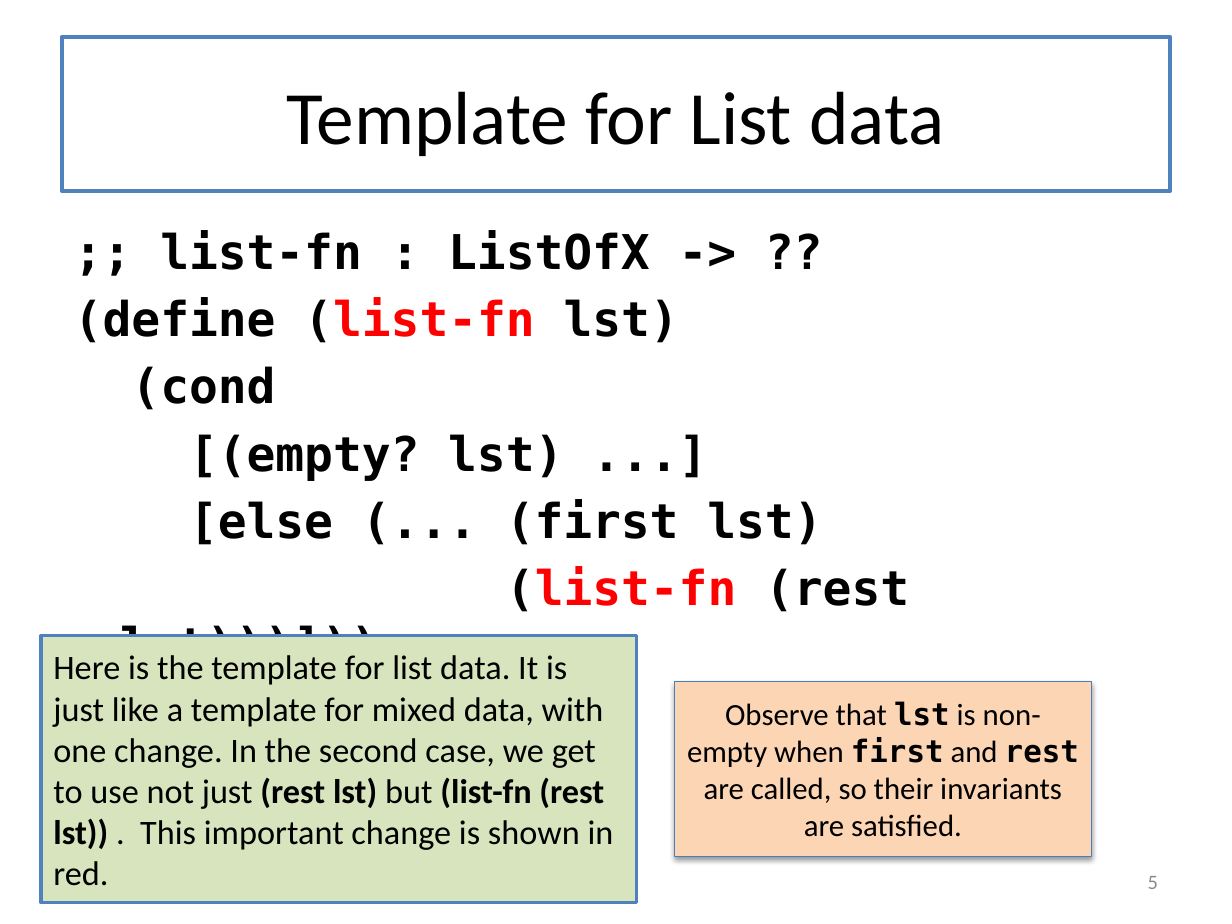
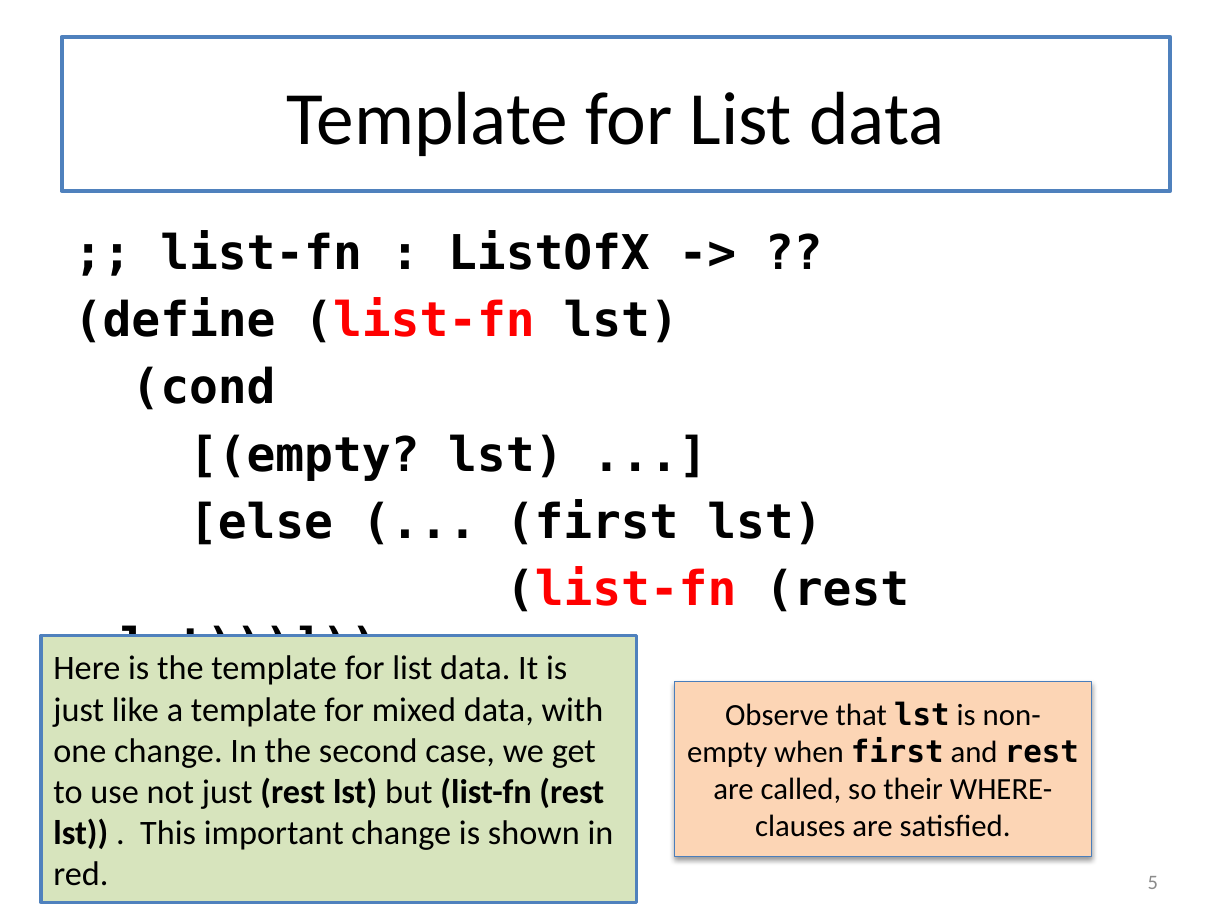
Before and after one commit to mwand/cs5010f16, a slide deck: slide 5 of Slides/Lesson 4.2 Using the List Template.pptx. Drawn at 1232x924 pixels with LibreOffice and Linux fonts; fonts in the diff are those of the drawing. Boxes give left, top, right and bottom in pixels: in the first picture for what was removed or moved away, otherwise in the second. Text is boxed around its words. In the diff, an @@ line names an element or a change of style, - is before the commit and + after.

```diff
--- a/Slides/Lesson 4.2 Using the List Template.pptx
+++ b/Slides/Lesson 4.2 Using the List Template.pptx
@@ text in rectangle at [687,701,1079,837]: text changed @@
-Observe that lst is non-empty when first and rest are called, so their invariants are satisfied.
+Observe that lst is non-empty when first and rest are called, so their WHERE-clauses are satisfied.
```
Also in this commit, not shown: 2 other slides changed, 1 other file.
